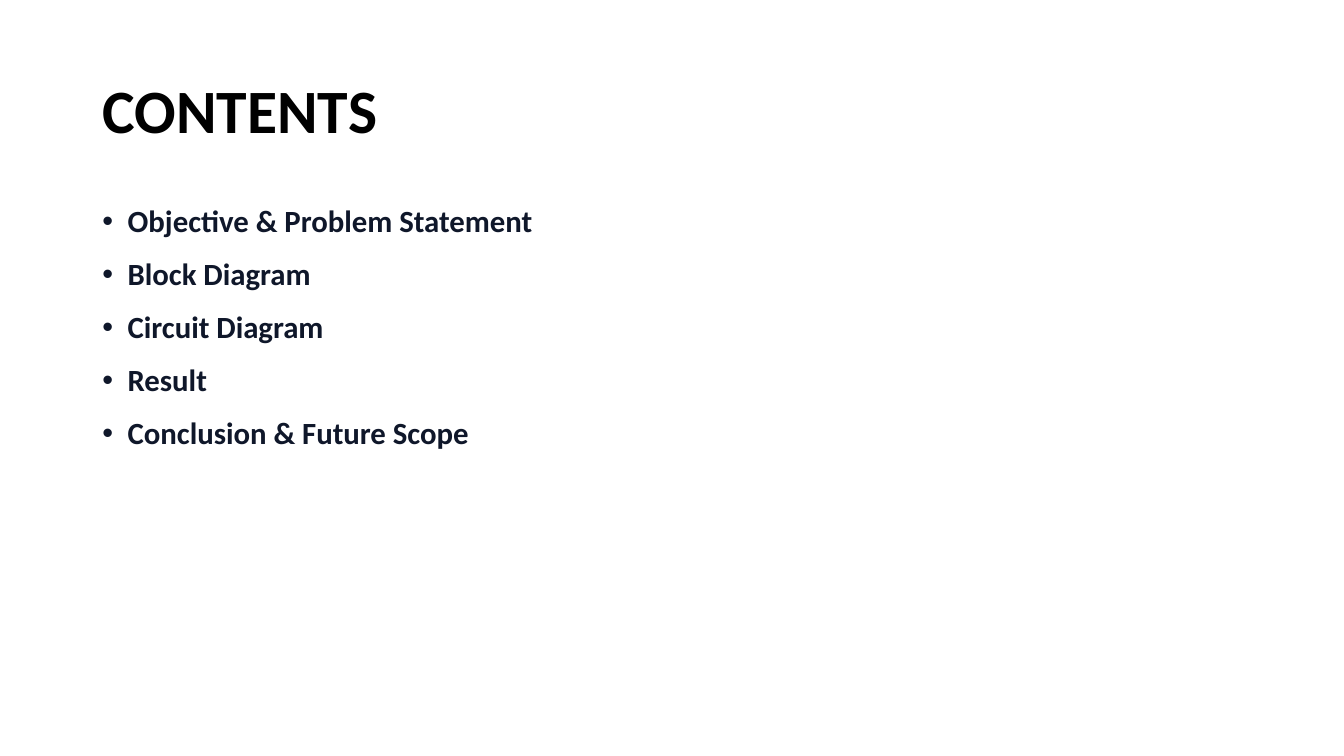
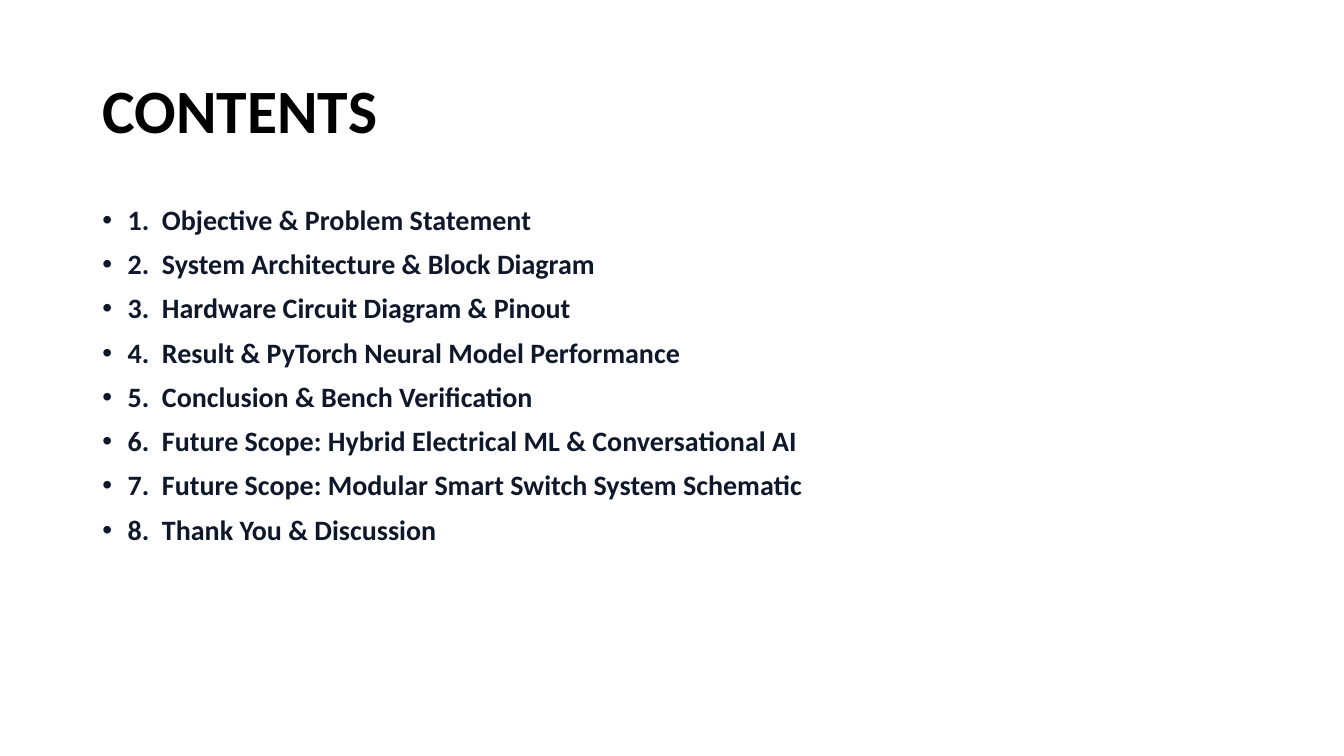
Before and after one commit to aswanayyappan/S3-SKILL-PROJECT, a slide deck: slide 2 of public/S-3_IOT_Presentation.pptx. Drawn at 1344x756 pixels with LibreOffice and Linux fonts; fonts in the diff are those of the drawing. Boxes give left, top, right and bottom in pixels: in the first picture for what was removed or moved away, otherwise in the second. Text is boxed around its words. In the diff, an @@ line names an element or a change of style, - is before the commit and + after.

Commit message:
feat: expand presentation to 10 slides with Future Scope Hybrid AI and Modular Switch System circuit schematic

```diff
--- a/public/S-3_IOT_Presentation.pptx
+++ b/public/S-3_IOT_Presentation.pptx
@@ text at <box>128,210,802,541</box>: text changed; size 22 to 20 pt @@
-• Objective & Problem Statement
-• Block Diagram
-• Circuit Diagram
-• Result
-• Conclusion & Future Scope
+• 1. Objective & Problem Statement
+• 2. System Architecture & Block Diagram
+• 3. Hardware Circuit Diagram & Pinout
+• 4. Result & PyTorch Neural Model Performance
+• 5. Conclusion & Bench Verification
+• 6. Future Scope: Hybrid Electrical ML & Conversational AI
+• 7. Future Scope: Modular Smart Switch System Schematic
+• 8. Thank You & Discussion
```
Also in this commit, not shown: 4 other slides changed, 3 slides added, 1 slide removed, 12 other files.
